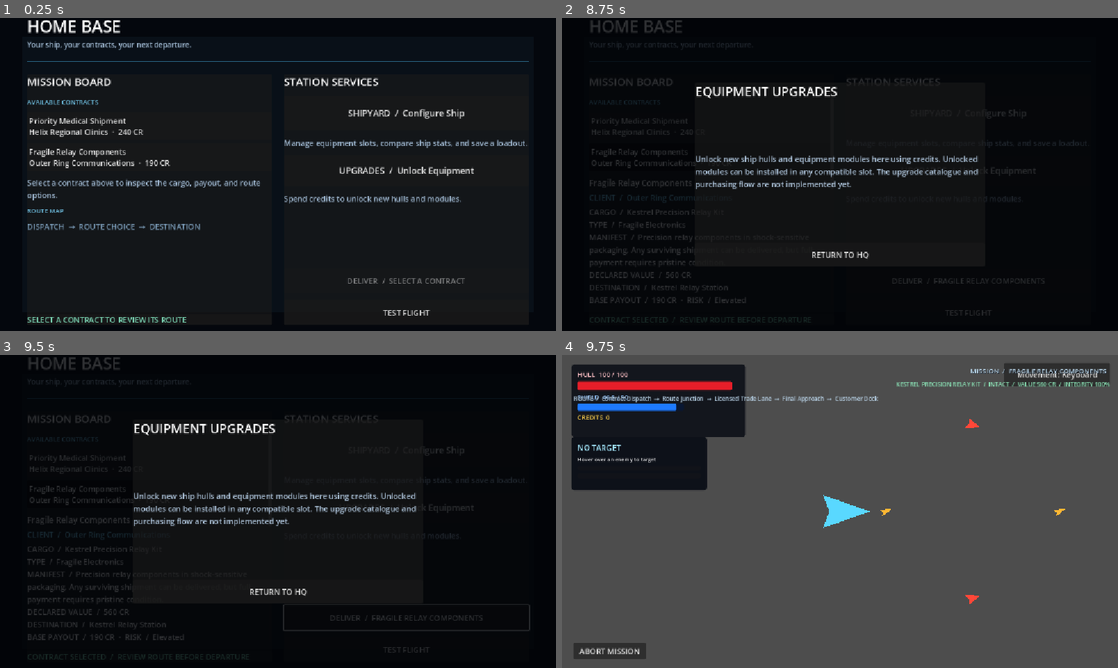
Above: before the commit, frames 1-4 (two rows, left to right).
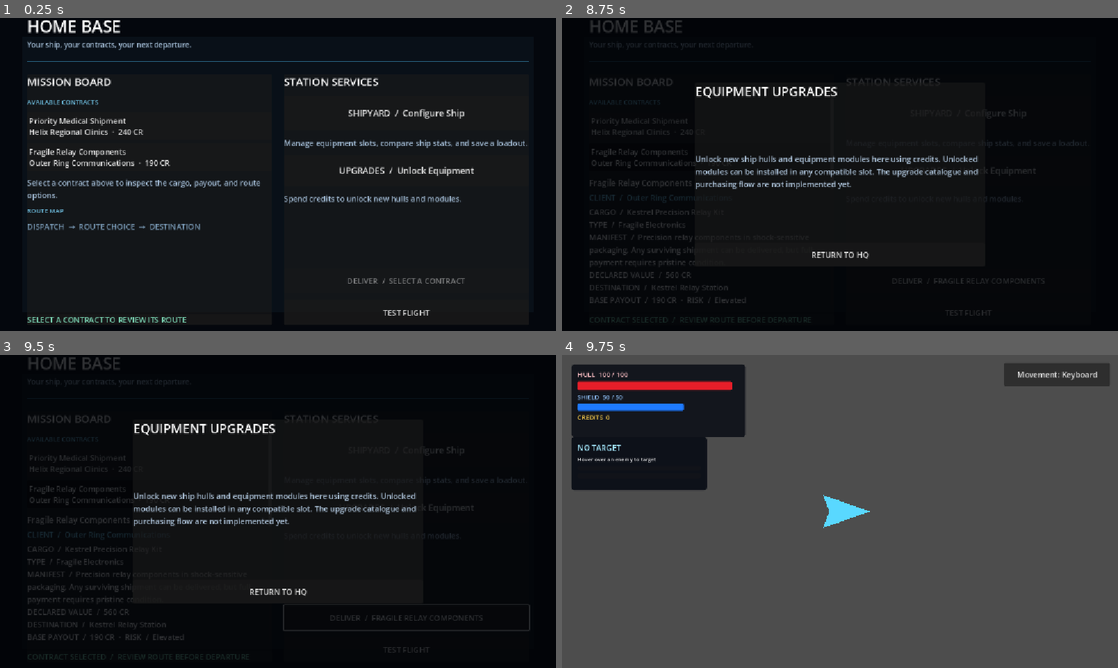
Above: after the commit, the same moments.

Repository: Bbran4/SpaceDelivery
Game: Godot game, scene res://scenes/hq.tscn
The game is run twice, just before and just after one commit, with the same random seed, the same clock (stepped at 60 frames per second) and the same inputs.
Inputs (mouse positions are in pixels of both pictures, inside the frame that each line leads up to):
- Up to frame 1 (0.25 s): no input
- Up to frame 2 (8.75 s): click "Priority Medical Shipment Hel…" at 0.5 s; click "Fragile Relay Components Oute…" at 1.25 s; click "UPGRADES / Unlock Equipment" at 2 s; click "DELIVER / FRAGILE RELAY COMPO…" at 2.75 s; click "TEST FLIGHT" at 3.5 s; click "RETURN TO HQ" at 4.25 s; click "SHIPYARD / Configure Ship" at 5 s; click "Starter Courier · Common" at 5.75 s; click "Return to HQ" at 6.5 s; tap Enter at 7.25 s; move the mouse to (962, 158) at 7.27 s; hold D (right) 7.28-8 s; hold Tab 7.28-8 s; click (962, 158) at 7.42 s; tap Space at 8 s; drag from (728, 190) to (812, 237) at 8.02 s
- Up to frame 3 (9.5 s): tap Enter at 8.75 s; move the mouse to (333, 442) at 8.77 s; hold D (right) from 8.78 s (still down); hold Tab from 8.78 s (still down)
- Up to frame 4 (9.75 s): release D (right) at 9.5 s; release Tab at 9.5 s; tap Space at 9.5 s; drag from (812, 574) to (673, 464) at 9.52 s

Frames 1-3 are identical in both runs. In frame 4, 1.9% of the frame differs, in the area x 2-99%, y 4-98%.
Error after the commit: Parse Error: Too many arguments for "finish_mission()" call. Expected at most 8 but received 9. (res://scripts/mission_flight.gd:255)

Commit message:
Add salvage cache reward to risky mission routes

Diff:
--- a/scripts/mission_flight.gd
+++ b/scripts/mission_flight.gd
@@ -224,15 +224,22 @@
 		MissionRunState.save_ship_condition(player_ship)
 	MissionRunState.cargo_integrity_percent = cargo_integrity
 
-	var credits_before_payout: int = MissionRunState.total_credits
-	if is_instance_valid(player_ship):
-		credits_before_payout = player_ship.credits
-
 	var base_reward: int = mission.base_reward_credits if mission != null else 0
 	var route_bonus: int = selected_branch.bonus_credits if selected_branch != null else 0
 	var credits_collected: int = 0
 	if is_instance_valid(player_ship):
 		credits_collected = maxi(0, player_ship.credits - credits_at_encounter_start)
+
+	# Salvage-profile routes include a recoverable cache, paid only when the delivery succeeds.
+	var salvage_recovered: int = 50 if success and selected_branch != null and selected_branch.encounter_profile == MissionRouteNode.EncounterProfile.SALVAGE else 0
+	if salvage_recovered > 0 and is_instance_valid(player_ship):
+		player_ship.credits += salvage_recovered
+		player_ship.credits_changed.emit(player_ship.credits)
+
+	var credits_before_payout: int = MissionRunState.total_credits
+	if is_instance_valid(player_ship):
+		credits_before_payout = player_ship.credits
+
 	var cargo_penalty_percent: int = 0
 	if success and cargo_integrity < float(mission.full_reward_integrity_percent):
 		cargo_penalty_percent = mission.damaged_cargo_payout_penalty_percent
@@ -244,7 +251,8 @@
 		result_message,
 		cargo_condition,
 		cargo_penalty_percent,
-		credits_collected
+		credits_collected,
+		salvage_recovered
 	)
 
 	if is_instance_valid(player_ship):
@@ -376,8 +384,9 @@
 	content.add_child(message_label)
 
 	var payout_label: Label = Label.new()
-	payout_label.text = "SALVAGED CREDITS  /  +%d CR\nCONTRACT PAY  /  %d CR\nROUTE BONUS  /  %d CR\nCARGO PENALTY  /  -%d CR\nTOTAL PAYOUT  /  %d CR" % [
+	payout_label.text = "SALVAGED CREDITS  /  +%d CR\nROUTE CACHE  /  +%d CR\nCONTRACT PAY  /  %d CR\nROUTE BONUS  /  %d CR\nCARGO PENALTY  /  -%d CR\nTOTAL PAYOUT  /  %d CR" % [
 		int(result.get("credits_collected", 0)),
+		int(result.get("salvage_recovered", 0)),
 		int(result.get("base_reward", 0)),
 		int(result.get("route_bonus", 0)),
 		int(result.get("cargo_penalty", 0)),
